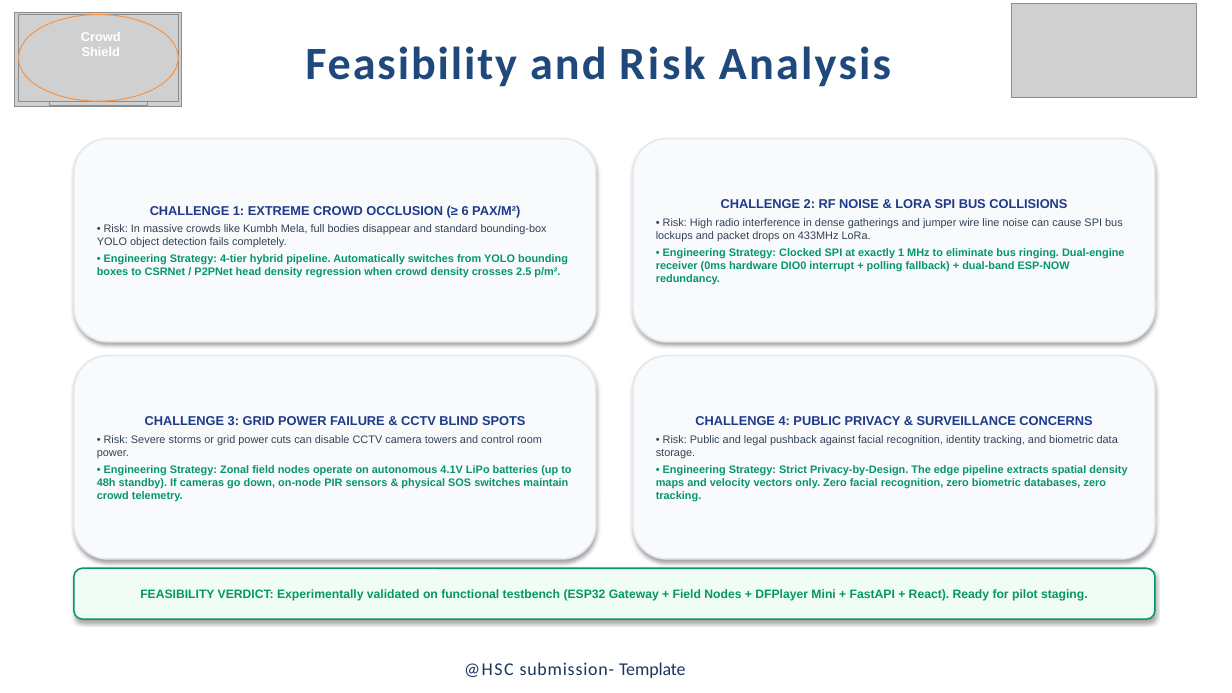
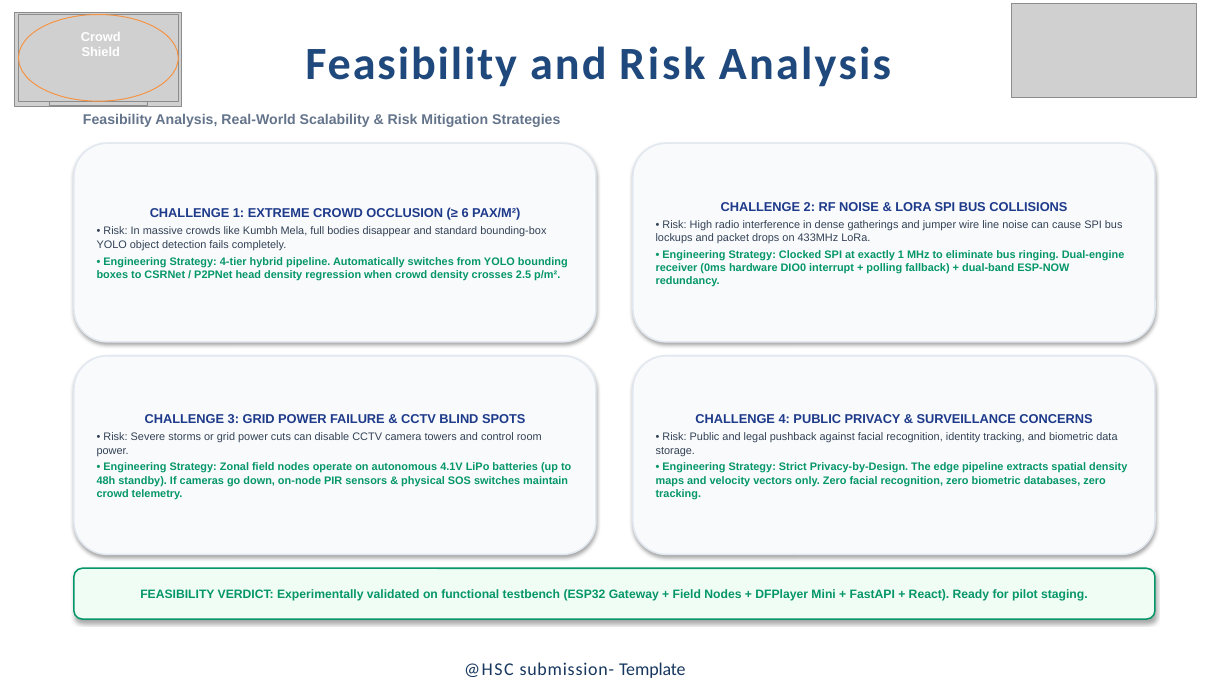
Before and after one commit to raghunandhan27/CrowdShield, a slide deck: slide 5 of docs/CrowdShield_HSC_Presentation.pptx. Drawn at 1232x693 pixels with LibreOffice and Linux fonts; fonts in the diff are those of the drawing; grey boxes stand for pictures. Boxes give left, top, right and bottom in pixels: in the first picture for what was removed or moved away, otherwise in the second. Text is boxed around its words. In the diff, an @@ line names an element or a change of style, - is before the commit and + after.

```diff
--- a/docs/CrowdShield_HSC_Presentation.pptx
+++ b/docs/CrowdShield_HSC_Presentation.pptx
@@ text added at box(83, 114, 560, 127), 11 pt, text #64748B, bold @@
+Feasibility Analysis, Real-World Scalability & Risk Mitigation Strategies
@@ rounded rectangle "CHALLENGE 1: EXTREME CROWD OCCLUSION ...": place and size @@
-rounded rectangle "CHALLENGE 1: EXTREME CROWD OCCLUSION ..." at box(74, 139, 596, 342)
+rounded rectangle "CHALLENGE 1: EXTREME CROWD OCCLUSION ..." at box(74, 143, 596, 342)
@@ rounded rectangle "CHALLENGE 2: RF NOISE & ...": place and size @@
-rounded rectangle "CHALLENGE 2: RF NOISE & ..." at box(633, 139, 1155, 342)
+rounded rectangle "CHALLENGE 2: RF NOISE & ..." at box(633, 143, 1155, 342)
@@ rounded rectangle "CHALLENGE 3: GRID POWER FAILURE ...": place and size @@
-rounded rectangle "CHALLENGE 3: GRID POWER FAILURE ..." at box(74, 356, 596, 559)
+rounded rectangle "CHALLENGE 3: GRID POWER FAILURE ..." at box(74, 356, 596, 555)
@@ rounded rectangle "CHALLENGE 4: PUBLIC PRIVACY & ...": place and size @@
-rounded rectangle "CHALLENGE 4: PUBLIC PRIVACY & ..." at box(633, 356, 1155, 559)
+rounded rectangle "CHALLENGE 4: PUBLIC PRIVACY & ..." at box(633, 356, 1155, 555)
```
Also in this commit, not shown: 4 other slides changed, 1 other file.
